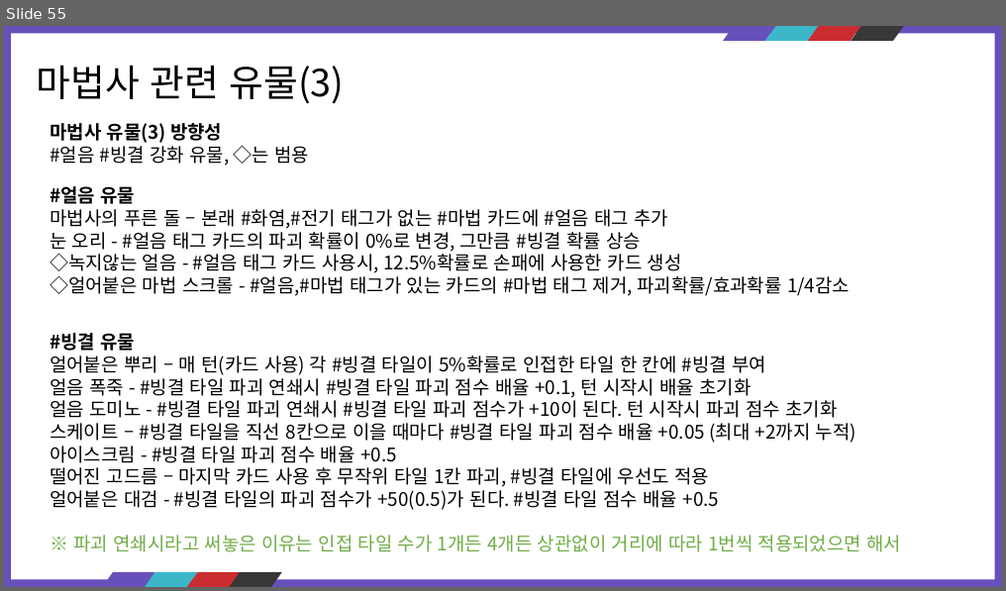
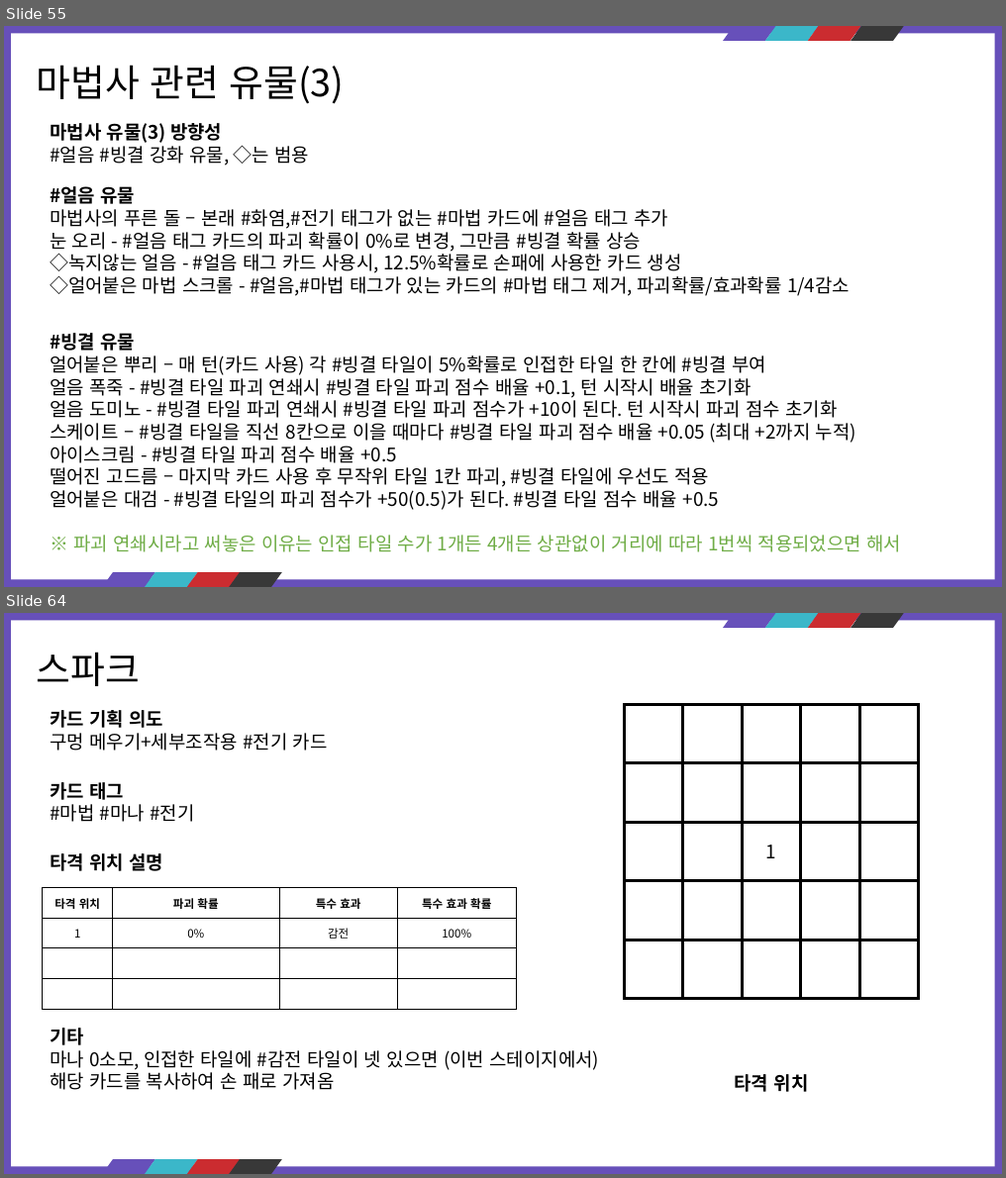
Before and after one commit to kauthor/FluffyDisdog, a slide deck: Plan/기획서/마법사.pptx. Shown one above the other, each under a label of ours: slide 55 before the commit, slides 55 and 64 after it; the slides between them are not shown. The pictures are 1006x591 and 1006x1178 pixels, drawn with LibreOffice and Linux fonts; fonts in the diff are those of the drawing. Boxes give left, top, right and bottom in pixels: in the first picture for what was removed or moved away, otherwise in the second. Text is boxed around its words. In the diff, an @@ line names an element or a change of style, - is before the commit and + after.

Commit message:
마법사 전격/3속

```diff
--- a/Plan/기획서/마법사.pptx
+++ b/Plan/기획서/마법사.pptx
@@ slide 64 added at (x1=4, y1=613, x2=1002, y2=1174), background #6750BA; not listed: 9 template elements that a slide beside it also shows @@
@@ text added at (x1=37, y1=652, x2=140, y2=686), 36 pt, text #000000 @@
+스파크
@@ text added at (x1=50, y1=710, x2=328, y2=751), 18 pt, text #000000 @@
+카드 기획 의도
+구멍 메우기+세부조작용 #전기 카드
@@ rectangle added at (x1=624, y1=704, x2=919, y2=999), fill #FFFFFF, outline #000000 3 pt @@
@@ rectangle added at (x1=624, y1=704, x2=683, y2=763), fill #FFFFFF, outline #000000 3 pt @@
@@ rectangle added at (x1=683, y1=704, x2=743, y2=763), fill #FFFFFF, outline #000000 3 pt @@
@@ rectangle added at (x1=743, y1=704, x2=801, y2=763), fill #FFFFFF, outline #000000 3 pt @@
@@ rectangle added at (x1=801, y1=704, x2=860, y2=763), fill #FFFFFF, outline #000000 3 pt @@
@@ rectangle added at (x1=859, y1=704, x2=919, y2=763), fill #FFFFFF, outline #000000 3 pt @@
@@ text added at (x1=50, y1=782, x2=194, y2=822), 18 pt, text #000000 @@
+카드 태그
+#마법 #마나 #전기
@@ rectangle added at (x1=624, y1=763, x2=683, y2=823), fill #FFFFFF, outline #000000 3 pt @@
@@ rectangle added at (x1=683, y1=763, x2=743, y2=823), fill #FFFFFF, outline #000000 3 pt @@
@@ rectangle added at (x1=743, y1=763, x2=801, y2=823), fill #FFFFFF, outline #000000 3 pt @@
@@ rectangle added at (x1=801, y1=763, x2=860, y2=823), fill #FFFFFF, outline #000000 3 pt @@
@@ rectangle added at (x1=859, y1=763, x2=919, y2=823), fill #FFFFFF, outline #000000 3 pt @@
@@ rectangle added at (x1=624, y1=822, x2=683, y2=881), fill #FFFFFF, outline #000000 3 pt @@
@@ rectangle added at (x1=683, y1=822, x2=743, y2=881), fill #FFFFFF, outline #000000 3 pt @@
@@ rectangle added at (x1=743, y1=823, x2=801, y2=881), fill #FFFFFF, outline #000000 3 pt, 18 pt, text #000000 @@
+1
@@ rectangle added at (x1=801, y1=822, x2=860, y2=881), fill #FFFFFF, outline #000000 3 pt @@
@@ rectangle added at (x1=859, y1=822, x2=919, y2=881), fill #FFFFFF, outline #000000 3 pt @@
@@ text added at (x1=50, y1=854, x2=163, y2=871), 18 pt, text #000000, bold @@
+타격 위치 설명
@@ table added at (x1=43, y1=888, x2=516, y2=1009), 4 rows, 4 columns @@
+타격 위치 | 파괴 확률 | 특수 효과 | 특수 효과 확률
+1 | 0% | 감전 | 100%
+ |  |  | 
+ |  |  | 
@@ rectangle added at (x1=624, y1=881, x2=683, y2=940), fill #FFFFFF, outline #000000 3 pt @@
@@ rectangle added at (x1=683, y1=881, x2=743, y2=940), fill #FFFFFF, outline #000000 3 pt @@
@@ rectangle added at (x1=743, y1=881, x2=801, y2=940), fill #FFFFFF, outline #000000 3 pt @@
@@ rectangle added at (x1=801, y1=881, x2=860, y2=940), fill #FFFFFF, outline #000000 3 pt @@
@@ rectangle added at (x1=859, y1=881, x2=919, y2=940), fill #FFFFFF, outline #000000 3 pt @@
@@ rectangle added at (x1=624, y1=940, x2=683, y2=999), fill #FFFFFF, outline #000000 3 pt @@
@@ rectangle added at (x1=683, y1=940, x2=743, y2=999), fill #FFFFFF, outline #000000 3 pt @@
@@ rectangle added at (x1=743, y1=940, x2=801, y2=999), fill #FFFFFF, outline #000000 3 pt @@
@@ rectangle added at (x1=801, y1=940, x2=860, y2=999), fill #FFFFFF, outline #000000 3 pt @@
@@ rectangle added at (x1=859, y1=940, x2=919, y2=999), fill #FFFFFF, outline #000000 3 pt @@
@@ text added at (x1=50, y1=1028, x2=600, y2=1090), 18 pt, text #000000 @@
+기타
+마나 0소모, 인접한 타일에 #감전 타일이 넷 있으면 (이번 스테이지에서) 해당 카드를 복사하여 손 패로 가져옴
@@ text added at (x1=735, y1=1074, x2=809, y2=1092), 18 pt, text #000000, bold @@
+타격 위치
```
Also in this commit, not shown: 1 slide changed, 13 other slides added.
